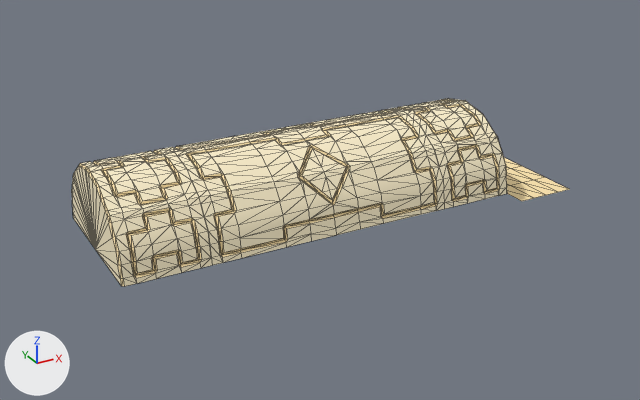
The FBX model Assets/3D/Environement/Salle_1_Roof.fbx: old version first, new version second.
One viewpoint serves both versions: a 50 mm camera at (-36.0, -70.0, 45.0) aimed at (2.0, -0.9, 10.4). Every picture has the same lights, and +X, +Y and +Z are marked at lower left. Mesh edges are drawn as thin lines. Where no turn or scale is listed for an object, it has been applied to the vertices. Vertices at the same position are counted once.

Objects in the first picture: 'Salle_1_Roof'.
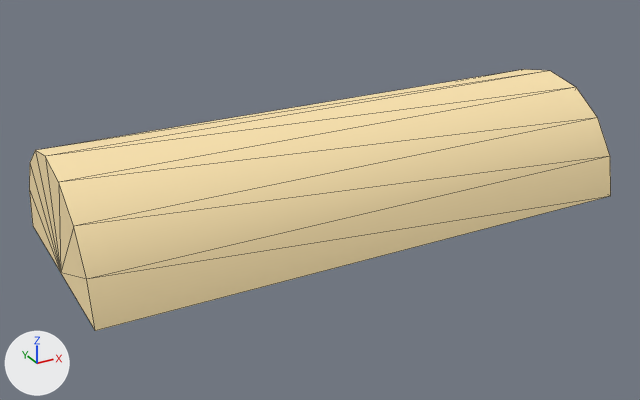
What differs and where, as boxes [x1, y1, x2, y2] in the pictures (640 x 400 px):
'Salle_1_Roof', reshaped (17% wider, 39% taller): before [72, 99, 569, 287]; after [29, 69, 611, 331]
part 1 of me_mesh, added (beige): after [29, 69, 611, 331]

Edits to the bpy script that builds the scene:
```text
Change me_mesh:
    used by ob_salle_1_roof; location = (0.0, 0.0, 0.0)
    remove me_mesh.from_pydata(...)  # 1282 vertices, 2400 faces; spans x -19.8..28.2, y -7.6..7.6, z 8.7..17.6
    add me_mesh.from_pydata(...)  # 1302 vertices, 2432 faces; spans x -23.0..30.8, y -10.8..10.6, z 8.6..19.3
    me_mesh part 1: a new loose piece of 20 vertices spanning x -23.0..30.8, y -10.8..10.6, z 8.6..19.3, in mat_diffuse (picture img_projetparlement_diffuse_png)
```
